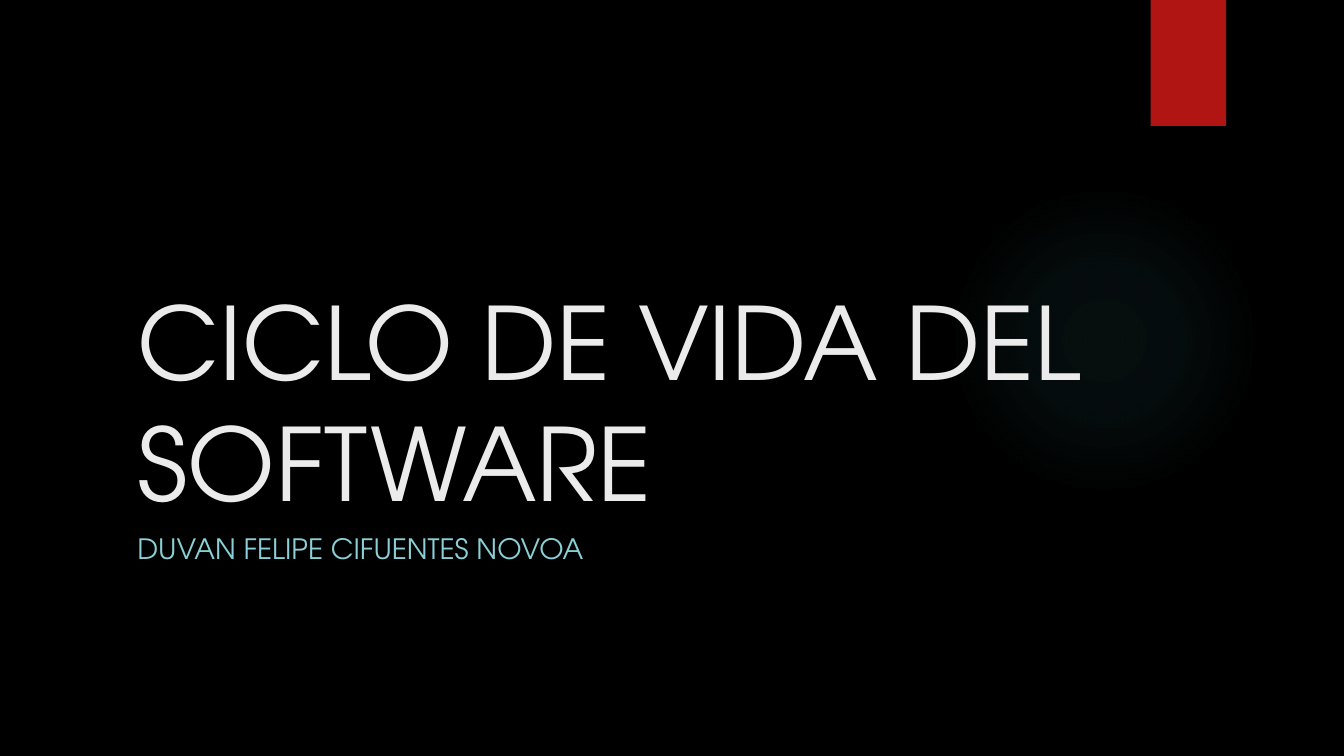
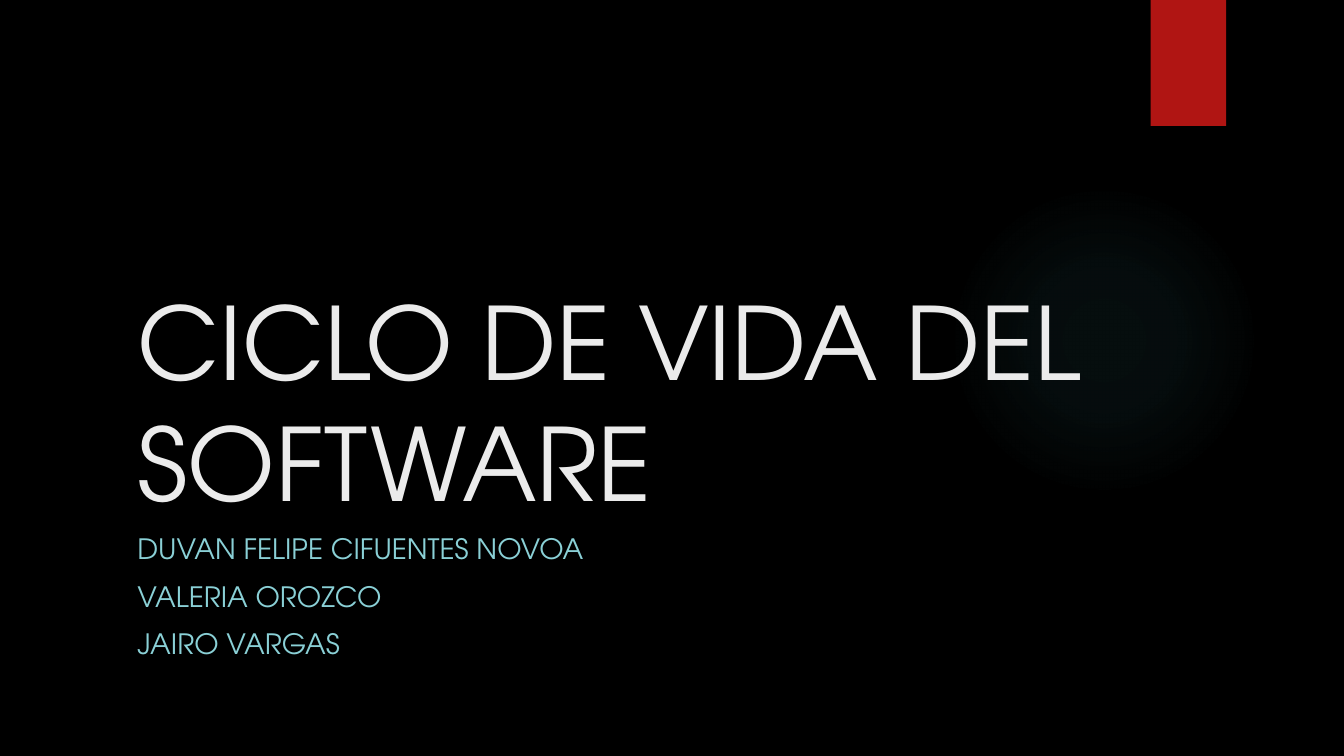
Before and after one commit to JairoVargasGonzalez/Tecno, a slide deck: slide 1 of ProjectoAplicacionesIIReparado/DocumentaciónYVideo/CICLO DE VIDA DEL SOFTWARE.pptx. Drawn at 1344x756 pixels with LibreOffice and Linux fonts; fonts in the diff are those of the drawing; background and template pictures are left out. Boxes give left, top, right and bottom in pixels: in the first picture for what was removed or moved away, otherwise in the second. Text is boxed around its words. In the diff, an @@ line names an element or a change of style, - is before the commit and + after.

```diff
--- a/ProjectoAplicacionesIIReparado/DocumentaciónYVideo/CICLO DE VIDA DEL SOFTWARE.pptx
+++ b/ProjectoAplicacionesIIReparado/DocumentaciónYVideo/CICLO DE VIDA DEL SOFTWARE.pptx
@@ subtitle at bbox=[137, 586, 382, 655]: paragraphs added @@
+VALERIA OROZCO
+JAIRO VARGAS
```
Also in this commit, not shown: 5 other slides changed, 6 slides added, 6 slides removed, 3 other files.
